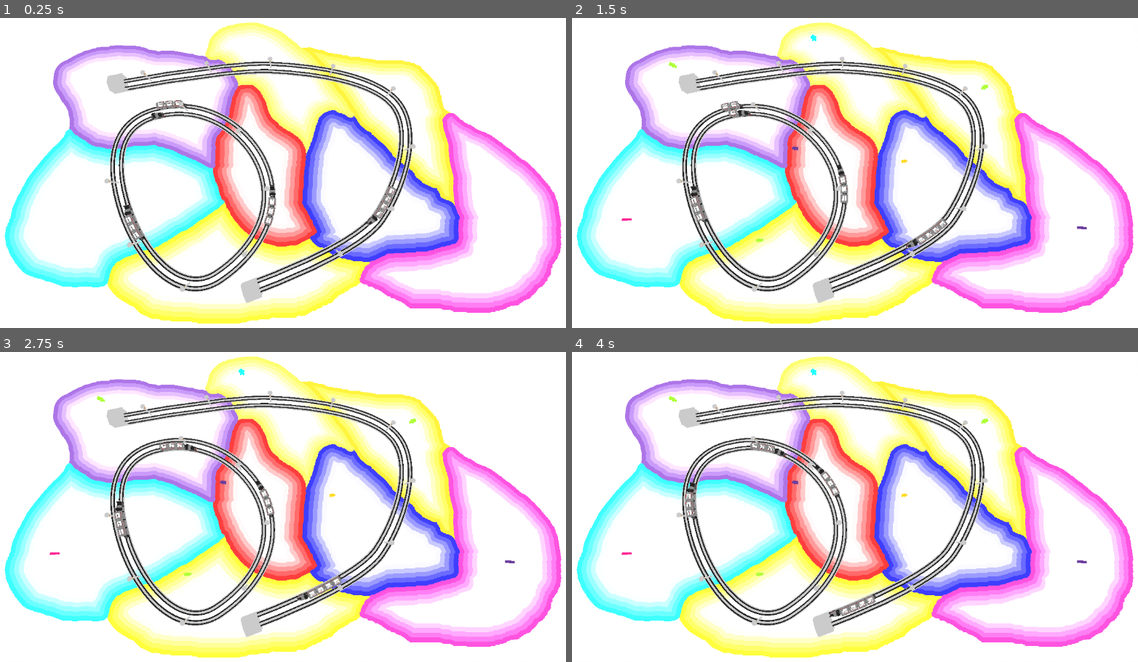
Above: before the commit, frames 1-4 (two rows, left to right).
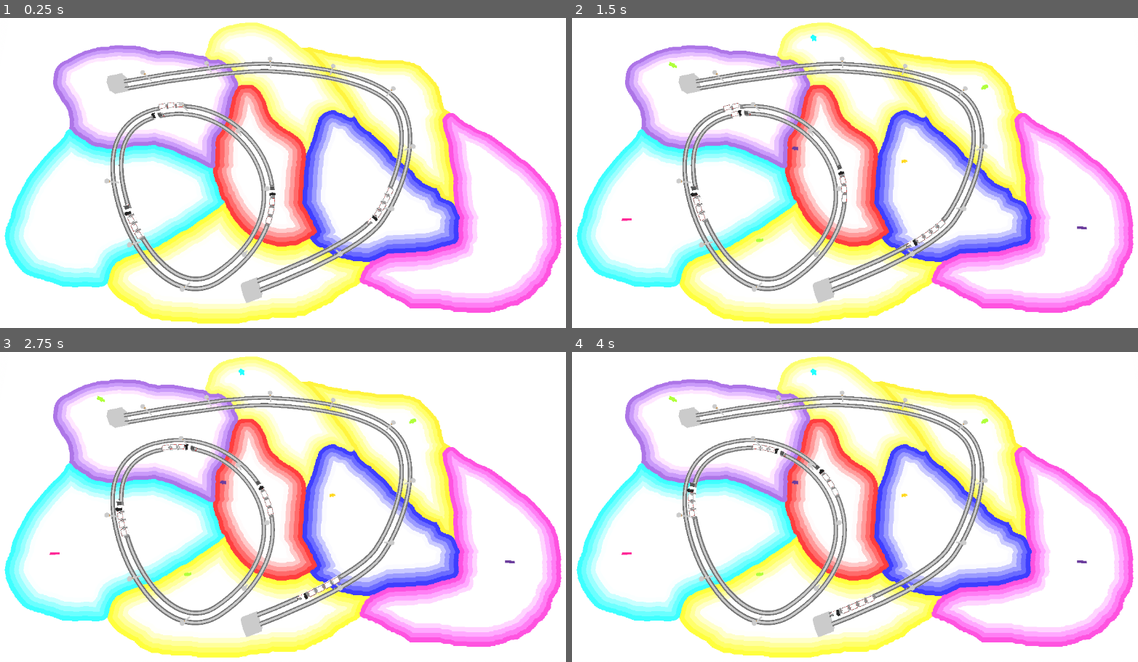
Above: after the commit, the same moments.

Repository: squirrelsoftcompany/LD54
Game: Godot game, scene res://_scenes/main.tscn
Two runs of this game, one before a commit and one after it. Both use one fixed random seed, a clock stepped at 60 frames per second and the inputs below.
Inputs (mouse positions are in pixels of both pictures, inside the frame that each line leads up to):
- Up to frame 1 (0.25 s): no input
- Up to frame 2 (1.5 s): move the mouse to (985, 160) at 0.52 s; click (985, 160) at 0.67 s; drag from (741, 194) to (826, 244) at 1.27 s
- Up to frame 3 (2.75 s): move the mouse to (339, 441) at 2.02 s; click (339, 441) at 2.17 s
- Up to frame 4 (4 s): drag from (826, 578) to (679, 463) at 2.77 s; move the mouse to (1030, 559) at 3.52 s; click (1030, 559) at 3.67 s

The runs differ from the first frame. In frame 1, 4.4% of the frame differs, in the area x 19-73%, y 14-89%; in frame 2, 4.4%; in frame 3, 4.4%; in frame 4, 4.4%.

Commit message:
more minimalists models

Diff:
--- a/_scenes/railways/railway.tres
+++ b/_scenes/railways/railway.tres
@@ -1,19 +1,15 @@
-[gd_resource type="VisualShader" load_steps=11 format=3 uid="uid://b1h5011f8xsfx"]
+[gd_resource type="VisualShader" load_steps=9 format=3 uid="uid://b1h5011f8xsfx"]
 
 [sub_resource type="VisualShaderNodeColorParameter" id="VisualShaderNodeColorParameter_xsw2e"]
 parameter_name = "gravel"
 
-[sub_resource type="VisualShaderNodeInput" id="VisualShaderNodeInput_h47nn"]
-input_name = "normal"
+[sub_resource type="VisualShaderNodeFloatParameter" id="VisualShaderNodeFloatParameter_edc4b"]
+parameter_name = "metalness"
+hint = 1
 
-[sub_resource type="VisualShaderNodeVectorDistance" id="VisualShaderNodeVectorDistance_4745n"]
-default_input_values = [0, Vector3(0, 0, 0), 1, Vector3(0, -1, 0)]
-
-[sub_resource type="VisualShaderNodeFloatFunc" id="VisualShaderNodeFloatFunc_t5qnr"]
-function = 31
-
-[sub_resource type="VisualShaderNodeVectorOp" id="VisualShaderNodeVectorOp_yuuku"]
-operator = 2
+[sub_resource type="VisualShaderNodeFloatParameter" id="VisualShaderNodeFloatParameter_mflnl"]
+parameter_name = "roughness"
+hint = 1
 
 [sub_resource type="VisualShaderNodeInput" id="VisualShaderNodeInput_2tthq"]
 expanded_output_ports = [0]
@@ -39,6 +35,8 @@
 
 uniform vec4 rail : source_color;
 uniform vec4 gravel : source_color;
+uniform float metalness : hint_range(0, 1);
+uniform float roughness : hint_range(0, 1);
 
 
 
@@ -58,23 +56,6 @@
 	vec4 n_out6p0 = rail;
 
 
-// Input:14
-	vec3 n_out14p0 = NORMAL;
-
-
-// Distance:15
-	vec3 n_in15p1 = vec3(0.00000, -1.00000, 0.00000);
-	float n_out15p0 = distance(n_out14p0, n_in15p1);
-
-
-// FloatFunc:16
-	float n_out16p0 = 1.0 - n_out15p0;
-
-
-// VectorOp:17
-	vec3 n_out17p0 = vec3(n_out6p0.xyz) * vec3(n_out16p0);
-
-
 // ColorParameter:11
 	vec4 n_out11p0 = gravel;
 
@@ -90,15 +71,26 @@
 
 
 // Mix:4
-	vec3 n_out4p0 = mix(n_out17p0, vec3(n_out11p0.xyz), vec3(n_out3p0 ? 1.0 : 0.0));
+	vec3 n_out4p0 = mix(vec3(n_out6p0.xyz), vec3(n_out11p0.xyz), vec3(n_out3p0 ? 1.0 : 0.0));
+
+
+// FloatParameter:18
+	float n_out18p0 = metalness;
+
+
+// FloatParameter:19
+	float n_out19p0 = roughness;
 
 
 // Output:0
 	ALBEDO = n_out4p0;
+	METALLIC = n_out18p0;
+	ROUGHNESS = n_out19p0;
 
 
 }
 "
+graph_offset = Vector2(-429.879, -125.667)
 nodes/vertex/2/node = SubResource("VisualShaderNodeInput_vxxss")
 nodes/vertex/2/position = Vector2(-380, 400)
 nodes/vertex/connections = PackedInt32Array(2, 0, 0, 6)
@@ -112,12 +104,8 @@
 nodes/fragment/6/position = Vector2(-800, -300)
 nodes/fragment/11/node = SubResource("VisualShaderNodeColorParameter_xsw2e")
 nodes/fragment/11/position = Vector2(-860, -20)
-nodes/fragment/14/node = SubResource("VisualShaderNodeInput_h47nn")
-nodes/fragment/14/position = Vector2(-1000, 460)
-nodes/fragment/15/node = SubResource("VisualShaderNodeVectorDistance_4745n")
-nodes/fragment/15/position = Vector2(-680, 480)
-nodes/fragment/16/node = SubResource("VisualShaderNodeFloatFunc_t5qnr")
-nodes/fragment/16/position = Vector2(-492.803, 488.458)
-nodes/fragment/17/node = SubResource("VisualShaderNodeVectorOp_yuuku")
-nodes/fragment/17/position = Vector2(-191.513, -83.8958)
-nodes/fragment/connections = PackedInt32Array(2, 2, 3, 0, 4, 0, 0, 0, 3, 0, 4, 2, 11, 0, 4, 1, 14, 0, 15, 0, 15, 0, 16, 0, 6, 0, 17, 0, 17, 0, 4, 0, 16, 0, 17, 1)
+nodes/fragment/18/node = SubResource("VisualShaderNodeFloatParameter_edc4b")
+nodes/fragment/18/position = Vector2(-20, 240)
+nodes/fragment/19/node = SubResource("VisualShaderNodeFloatParameter_mflnl")
+nodes/fragment/19/position = Vector2(-20, 460)
+nodes/fragment/connections = PackedInt32Array(2, 2, 3, 0, 4, 0, 0, 0, 3, 0, 4, 2, 11, 0, 4, 1, 18, 0, 0, 2, 19, 0, 0, 3, 6, 0, 4, 0)
--- a/_scenes/railways/railway.tscn
+++ b/_scenes/railways/railway.tscn
@@ -17,8 +17,10 @@
 [sub_resource type="ShaderMaterial" id="ShaderMaterial_nog6x"]
 render_priority = 0
 shader = ExtResource("2_jdbdf")
-shader_parameter/rail = Color(0.376471, 0.376471, 0.376471, 1)
+shader_parameter/rail = Color(0.431373, 0.431373, 0.431373, 1)
 shader_parameter/gravel = Color(0.788235, 0.788235, 0.788235, 1)
+shader_parameter/metalness = 0.0
+shader_parameter/roughness = 1.0
 
 [sub_resource type="ShaderMaterial" id="ShaderMaterial_2dogx"]
 render_priority = 0
@@ -36,12 +38,11 @@
 [node name="railway" type="Path3D"]
 curve = SubResource("Curve3D_vebey")
 script = ExtResource("1_wrlmh")
-visual_elements_interval = 60.0
 
 [node name="Rail" type="CSGPolygon3D" parent="."]
 material_override = SubResource("ShaderMaterial_nog6x")
 snap = 1e-06
-polygon = PackedVector2Array(6.5, 0.15, 7.5, -0.3, -7.5, -0.3, -6.5, 0.15, -6, 0.15, -6, 0.5, -5, 0.5, -5, 0.2, -3, 0.2, -3, 0.5, -2, 0.5, -2, 0.15, -1.5, -0.2, 1.5, -0.2, 2, 0.15, 2, 0.5, 3, 0.5, 3, 0.2, 5, 0.2, 5, 0.5, 6, 0.5, 6, 0.15)
+polygon = PackedVector2Array(6.25, 0.15, 6.25, -0.3, -6.25, -0.3, -6.25, 0.15, -6, 0.15, -6, 0.5, -5.75, 0.6, -5.25, 0.6, -5, 0.5, -5, 0.2, -3, 0.2, -3, 0.5, -2.75, 0.6, -2.25, 0.6, -2, 0.5, -2, 0.15, -2, -0.2, 2, -0.2, 2, 0.15, 2, 0.5, 2.25, 0.6, 2.75, 0.6, 3, 0.5, 3, 0.2, 5, 0.2, 5, 0.5, 5.25, 0.6, 5.75, 0.6, 6, 0.5, 6, 0.15)
 mode = 2
 path_node = NodePath("..")
 path_interval_type = 0
--- a/_scenes/trains/wagon.tscn
+++ b/_scenes/trains/wagon.tscn
@@ -10,3 +10,4 @@
 mesh = ExtResource("2_y7ptt")
 
 [node name="Roof" parent="." index="1" instance=ExtResource("3_fibof")]
+visible = false
Not shown, changed: models/trains/TGV.obj
Not shown, changed: models/trains/locomotive.obj
Not shown, changed: models/trains/wagon.obj
Not shown, changed: models/raw/models.blend
Not shown, changed: models/raw/models.blend1
